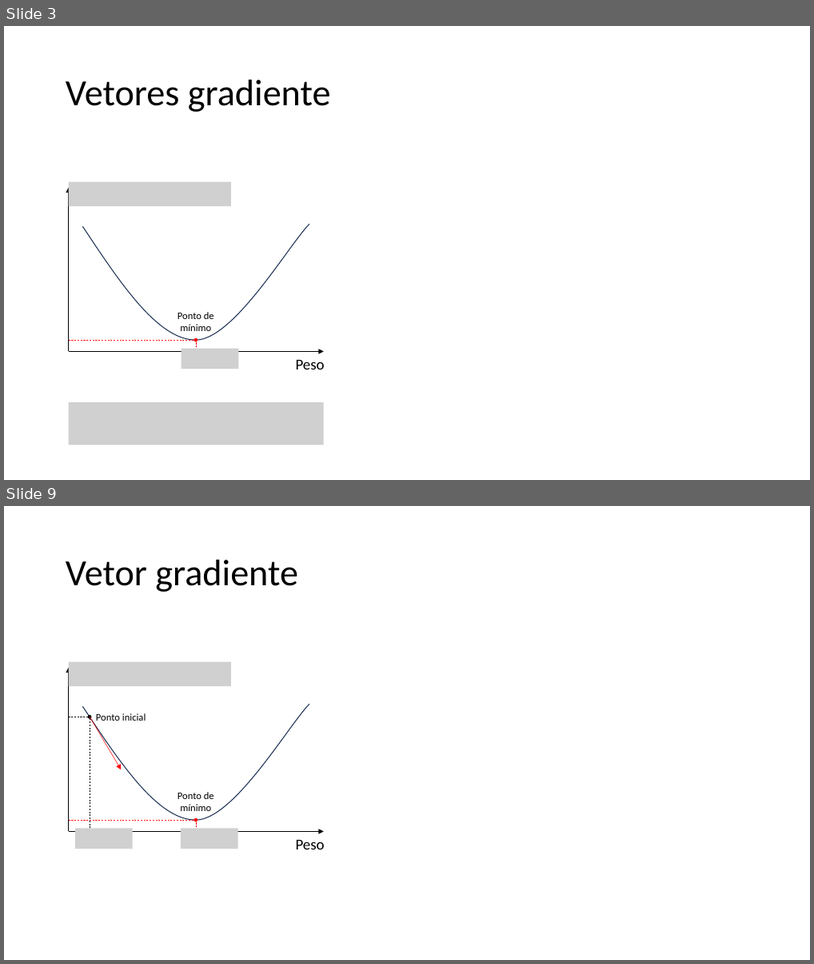
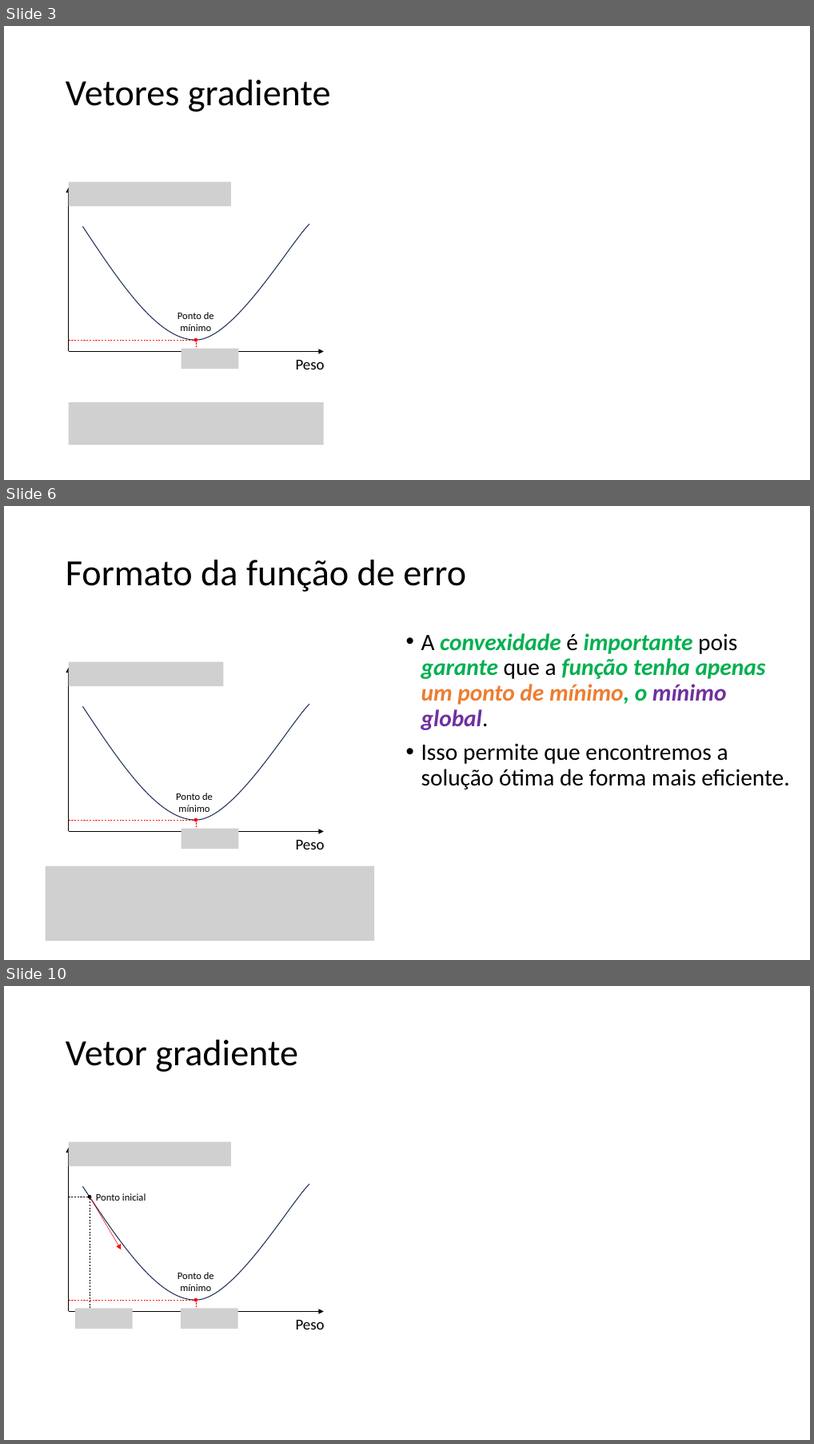
Before and after one commit to zz4fap/tp557-iot-ml, a slide deck: slides/TP557_6_Minimizando_o_erro.pptx. Shown one above the other, each under a label of ours: slides 3 and 9 before the commit, slides 3, 6 and 10 after it; the slides between them are not shown. The pictures are 814x964 and 814x1444 pixels, drawn with LibreOffice and Linux fonts; fonts in the diff are those of the drawing; grey boxes stand for pictures. Boxes give left, top, right and bottom in pixels: in the first picture for what was removed or moved away, otherwise in the second. Text is boxed around its words. In the diff, an @@ line names an element or a change of style, - is before the commit and + after.

```diff
--- a/slides/TP557_6_Minimizando_o_erro.pptx
+++ b/slides/TP557_6_Minimizando_o_erro.pptx
@@ slide 6 added at box(4, 506, 810, 960), background #FFFFFF @@
@@ title added at box(66, 560, 466, 592), 44 pt, text #000000 @@
+Formato da função de erro
@@ text added at box(422, 633, 790, 789), 28 pt, text #000000, bold, italic @@
+• A convexidade é importante pois garante que a função tenha apenas um ponto de mínimo, o mínimo global.
+• Isso permite que encontremos a solução ótima de forma mais eficiente.
@@ freeform shape added at box(82, 704, 310, 820), outline #1E3256 1 pt @@
@@ picture added at box(182, 828, 238, 849) @@
@@ group added at box(69, 661, 325, 849): 2 arrows, 2 texts, 2 lines, 1 picture, 1 ellipse @@
+Peso
+Ponto de mínimo
@@ picture added at box(45, 866, 375, 941) @@
@@ what was slide 9 is now slide 10 @@
```
Also in this commit, not shown: 11 slides changed, 2 other slides added.
